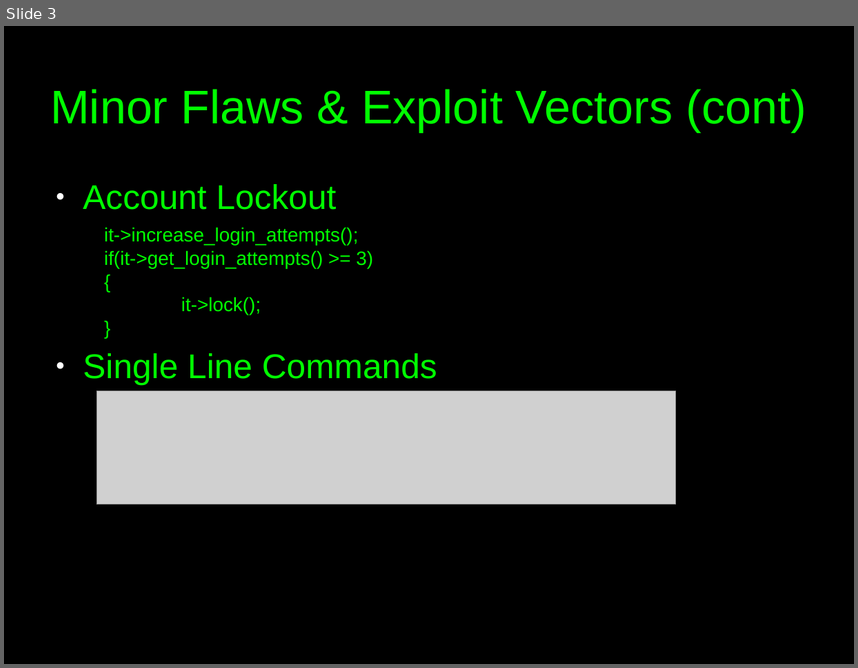
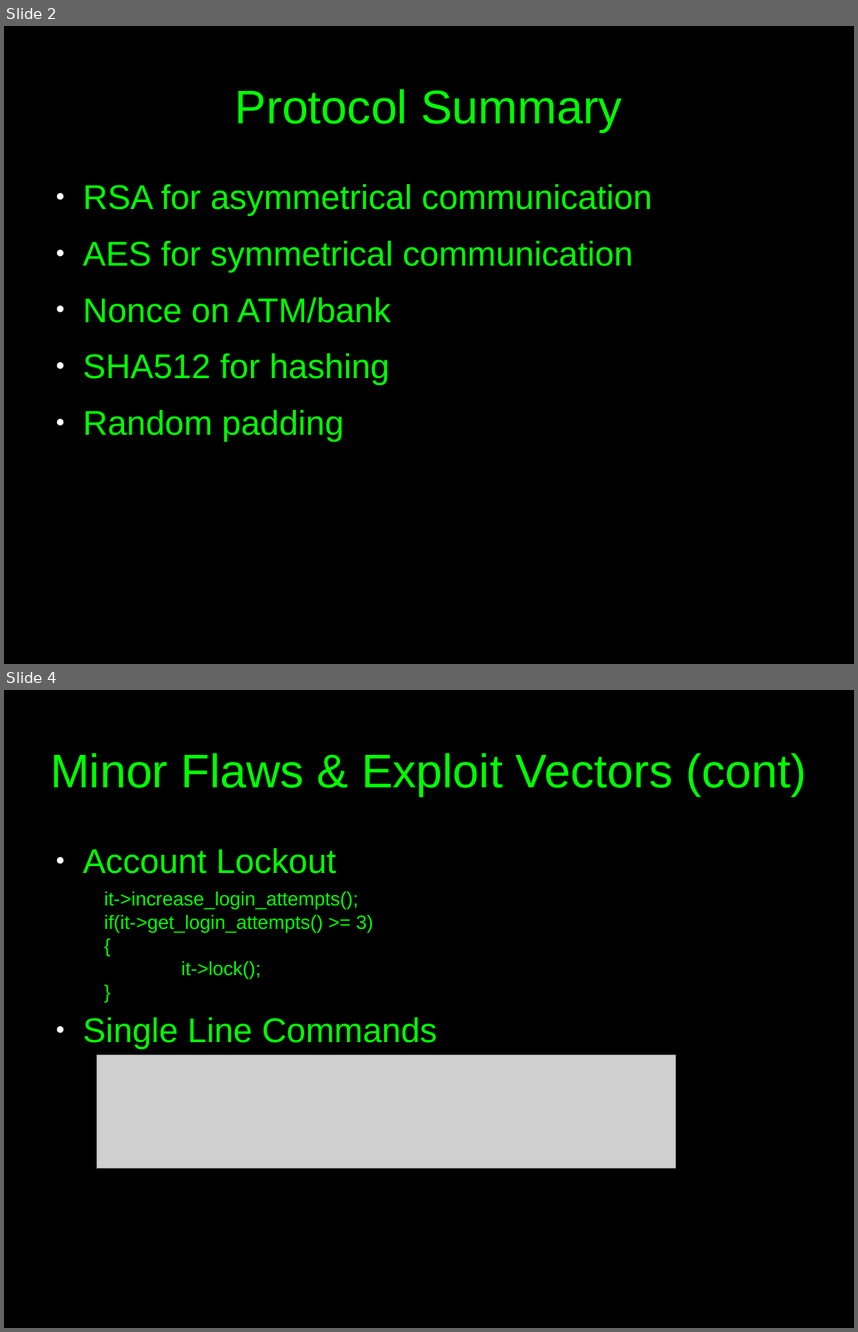
Before and after one commit to c00w/Crypto-Final-Project, a slide deck: Attack Presentation.odp. Shown one above the other, each under a label of ours: slide 3 before the commit, slides 2 and 4 after it; the slides between them are not shown. The pictures are 858x668 and 858x1332 pixels, drawn with LibreOffice and Linux fonts; fonts in the diff are those of the drawing; grey boxes stand for pictures. Boxes give left, top, right and bottom in pixels: in the first picture for what was removed or moved away, otherwise in the second. Text is boxed around its words. In the diff, an @@ line names an element or a change of style, - is before the commit and + after.

```diff
--- a/Attack Presentation.odp
+++ b/Attack Presentation.odp
@@ slide 2 added at bbox=[4, 26, 854, 664], background #000000 @@
@@ title added at bbox=[235, 89, 622, 132], 44 pt, text #00FF00 @@
+Protocol Summary
@@ text added at bbox=[83, 184, 652, 441], 32 pt, text #00FF00 @@
+● RSA for asymmetrical communication
+● AES for symmetrical communication
+● Nonce on ATM/bank
+● SHA512 for hashing
+● Random padding
@@ what was slide 3 is now slide 4 @@
```
Also in this commit, not shown: 3 slides changed.
